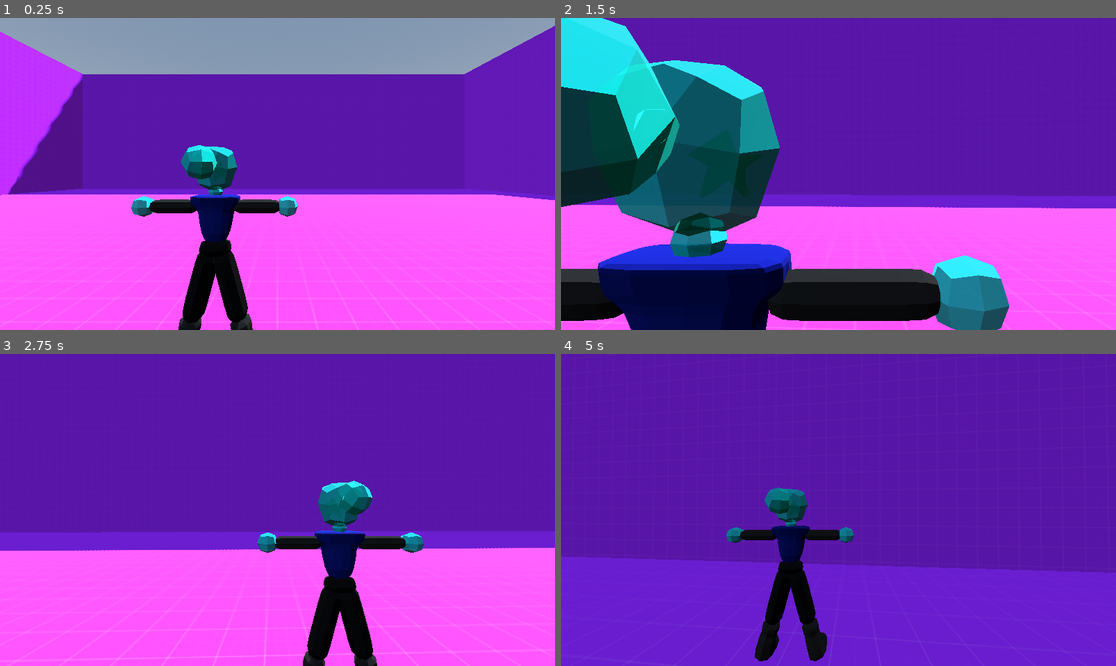
Above: before the commit, frames 1-4 (two rows, left to right).
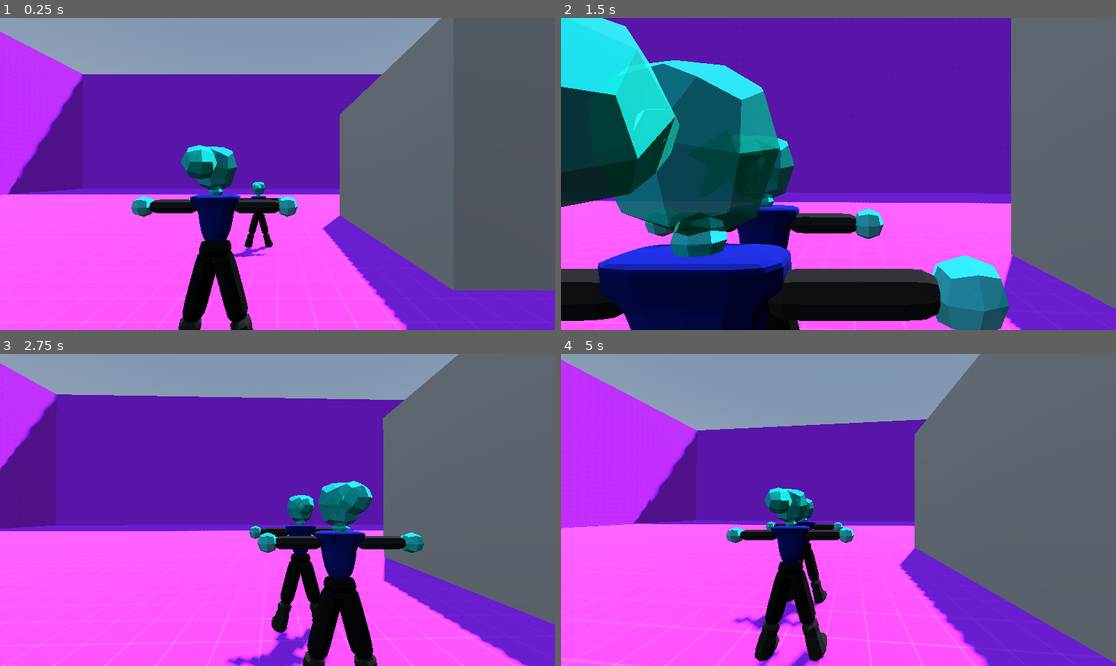
Above: after the commit, the same moments.

Repository: Epic12Terrarian/thirdPersonGame
Game: Godot game, scene res://levels/testLobby.tscn
Two runs of this game, one before a commit and one after it. Both use one fixed random seed, a clock stepped at 60 frames per second and the inputs below.
Inputs (mouse positions are in pixels of both pictures, inside the frame that each line leads up to):
- Up to frame 1 (0.25 s): no input
- Up to frame 2 (1.5 s): tap Enter (ui_accept) at 0.5, 0.77 s; move the mouse to (866, 174) at 0.52 s; hold Right mouse button (aim) 0.53-1.28 s; hold W (up) from 0.53 s (still down); move the mouse to (810, 174) at 1.27 s; tap Shift (sprint) at 1.35 s
- Up to frame 3 (2.75 s): keep holding W (up); tap Enter (ui_accept) at 1.52 s; move the mouse to (288, 503) at 2.02 s; hold Tab (swap_camera_alignment) from 2.03 s (still down)
- Up to frame 4 (5 s): keep holding W (up); move the mouse to (832, 516) at 2.77 s; release Tab (swap_camera_alignment) at 2.78 s; right-click (832, 516) at 2.85 s; tap Enter (ui_accept) at 3.02, 3.77, 4.52 s; move the mouse to (877, 513) at 3.52 s; hold Shift (sprint) 3.53-4.28 s; move the mouse to (794, 506) at 4.27 s; tap Tab (swap_camera_alignment) at 4.35 s

The runs differ from the first frame. In frame 1, 35% of the frame differs, in the area x 42-100%, y 0-100%; in frame 2, 23%; in frame 3, 48%; in frame 4, 80%, in the area x 0-100%, y 0-100%.

Commit message:
random test geometry

Diff:
--- /dev/null
+++ b/box.tscn
@@ -0,0 +1,15 @@
+[gd_scene format=3 uid="uid://bde5r61ghq5gf"]
+
+[sub_resource type="BoxShape3D" id="BoxShape3D_3xd07"]
+
+[sub_resource type="BoxMesh" id="BoxMesh_jq8tk"]
+
+[node name="Box" type="Node3D" unique_id=1234555144]
+
+[node name="StaticBody3D" type="StaticBody3D" parent="." unique_id=1337991120]
+
+[node name="CollisionShape3D" type="CollisionShape3D" parent="StaticBody3D" unique_id=1162237804]
+shape = SubResource("BoxShape3D_3xd07")
+
+[node name="MeshInstance3D" type="MeshInstance3D" parent="StaticBody3D/CollisionShape3D" unique_id=117095681]
+mesh = SubResource("BoxMesh_jq8tk")
--- /dev/null
+++ b/fakePlayer.tscn
@@ -0,0 +1,14 @@
+[gd_scene format=3 uid="uid://cariy3lt2m1fh"]
+
+[ext_resource type="ArrayMesh" uid="uid://ctl6c5nqw0fwh" path="res://player/LynxNova.obj" id="1_3sd05"]
+
+[sub_resource type="CapsuleShape3D" id="CapsuleShape3D_3uwli"]
+
+[node name="CharacterBody3D" type="CharacterBody3D" unique_id=1827998086]
+
+[node name="CollisionShape3D" type="CollisionShape3D" parent="." unique_id=1875705536]
+shape = SubResource("CapsuleShape3D_3uwli")
+
+[node name="LynxNova2" type="MeshInstance3D" parent="." unique_id=891881890]
+transform = Transform3D(-0.1, 0, -8.742278e-09, 0, 0.1, 0, 8.742278e-09, 0, -0.1, 0, -0.90204513, 0)
+mesh = ExtResource("1_3sd05")
--- a/levels/testLobby.tscn
+++ b/levels/testLobby.tscn
@@ -1,7 +1,9 @@
 [gd_scene format=3 uid="uid://hmm2uktxsygi"]
 
 [ext_resource type="Material" uid="uid://deyjayd7v4trd" path="res://assets/kenney_prototype-textures/protoPurple.tres" id="1_0wu6l"]
+[ext_resource type="PackedScene" uid="uid://cariy3lt2m1fh" path="res://fakePlayer.tscn" id="1_ixsrm"]
 [ext_resource type="PackedScene" uid="uid://bkiayhclwm1r0" path="res://player/player.tscn" id="2_hy70m"]
+[ext_resource type="PackedScene" uid="uid://bde5r61ghq5gf" path="res://box.tscn" id="4_e14s6"]
 
 [sub_resource type="ProceduralSkyMaterial" id="ProceduralSkyMaterial_hy70m"]
 sky_horizon_color = Color(0.66224277, 0.6717428, 0.6867428, 1)
@@ -16,6 +18,9 @@
 tonemap_mode = 2
 
 [node name="world" type="Node3D" unique_id=1088856976]
+
+[node name="CharacterBody3D" parent="." unique_id=1827998086 instance=ExtResource("1_ixsrm")]
+transform = Transform3D(1, 0, 0, 0, 1, 0, 0, 0, 1, 0, 0.8881612, -3.742589)
 
 [node name="WorldEnvironment" type="WorldEnvironment" parent="." unique_id=808085213]
 environment = SubResource("Environment_e14s6")
@@ -40,3 +45,9 @@
 
 [node name="Player" parent="." unique_id=437376776 instance=ExtResource("2_hy70m")]
 transform = Transform3D(1, 0, 0, 0, 1, 0, 0, 0, 1, 0, 1.6343062, 0)
+
+[node name="Box1" parent="." unique_id=1234555144 instance=ExtResource("4_e14s6")]
+transform = Transform3D(1, 0, 0, 0, 0.64538115, -5.0340524, 0, 0.37506622, 8.662156, 8.561336, 1.7654467, 2.4277449)
+
+[node name="Box2" parent="." unique_id=1808677052 instance=ExtResource("4_e14s6")]
+transform = Transform3D(6.806571, 0, 0, 0, 5.346573, 0, 0, 0, 6.1654043, 6.811967, 1.9218369, -4.7967057)
